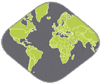
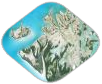
Layer changes from the first 102×84 image to the second:
hid "vector" over [left=1, top=2, right=100, bottom=83]
showed "tiles" over [left=1, top=2, right=100, bottom=83]
